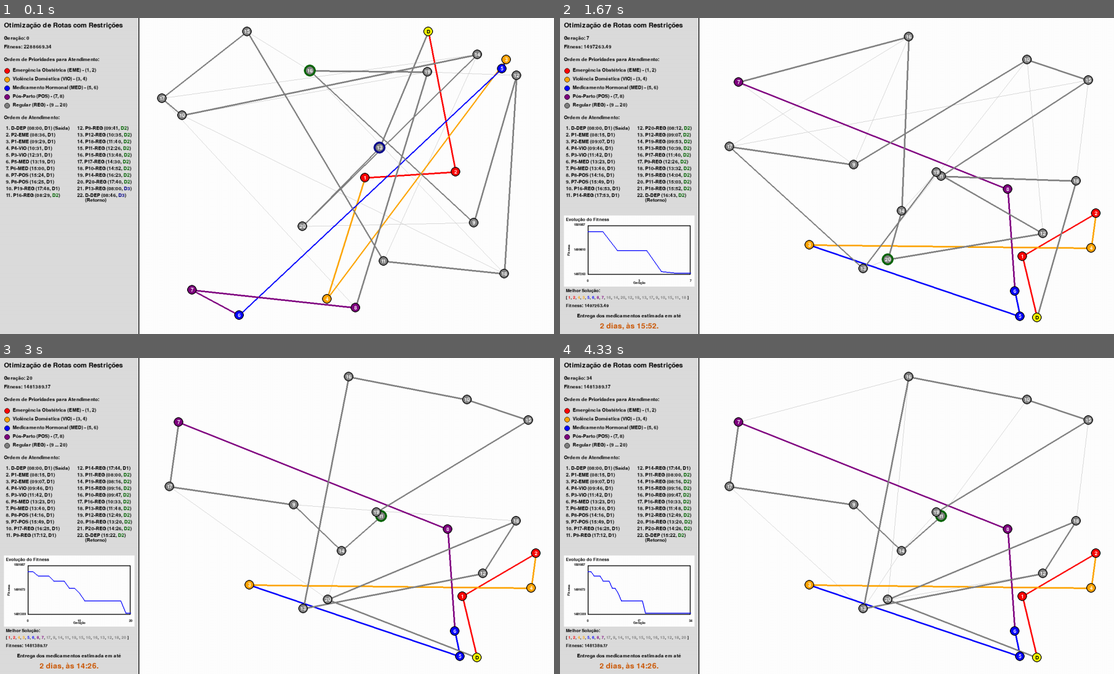
Above: before the commit, frames 1-4 (two rows, left to right).
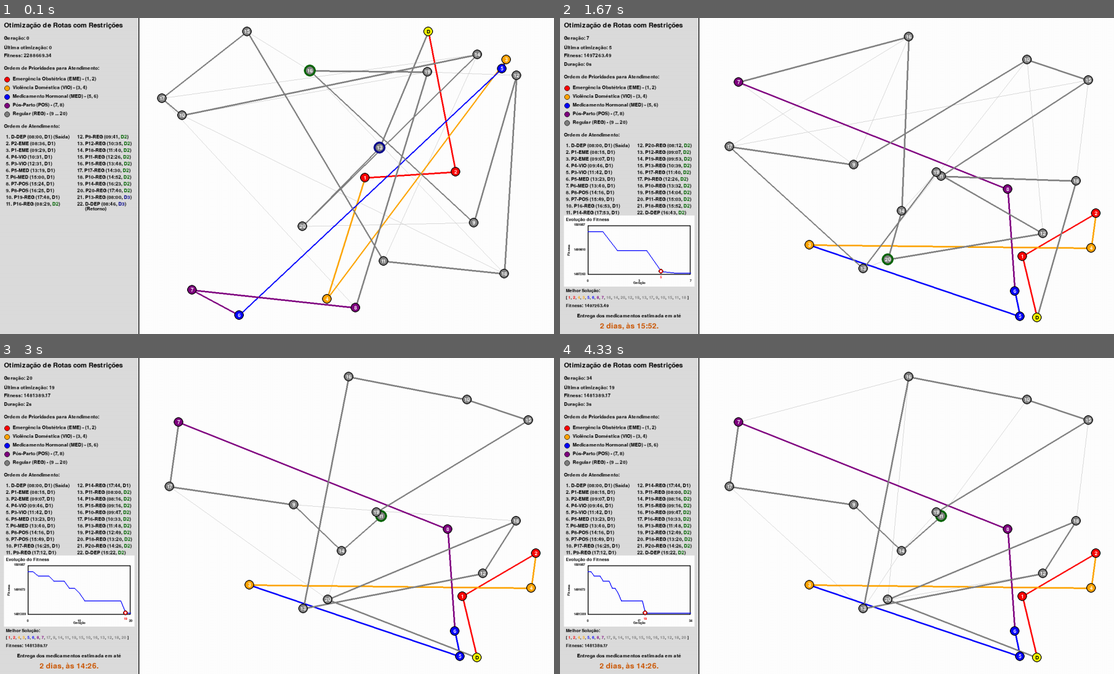
Above: after the commit, the same moments.

Repository: fernandavaldevino/genetic_route_optimizer
Game: pygame game, started from app/main.py
The game is run twice, just before and just after one commit, with the same random seed, the same clock (stepped at 60 frames per second) and the same inputs.
Inputs:
- Up to frame 1 (0.1 s): no input
- Up to frame 2 (1.67 s): tap R at 0.83 s
- Up to frame 3 (3 s): no input
- Up to frame 4 (4.33 s): no input

The runs differ from the first frame. In frame 1, 4.1% of the frame differs, in the area x 0-24%, y 8-62%; in frame 2, 4.5%; in frame 3, 4.5%, in the area x 0-24%, y 8-83%; in frame 4, 4.5%.

Commit message:
Updates: - Fixing generations in the streamlit and in the pygame screens - Adding red marker into Fitness Evaluation chart when a optimization happens - Adding Duration and Last Optimization of Generation into the pygame for 1V

Diff:
--- a/src/visualization/pygame_viewer.py
+++ b/src/visualization/pygame_viewer.py
@@ -30,15 +30,7 @@
 )
 
 def draw_service_points(screen, service_points, radius, start_points_by_day=None):
-    """
-    Desenha pontos de atendimento com cores baseadas na prioridade
-
-    Args:
-        screen: Superfície do Pygame
-        service_points: Lista de todos os pontos
-        radius: Raio dos círculos
-        start_points_by_day: Dict {dia: point_id} para destacar pontos iniciais de cada dia
-    """
+    """ Desenha pontos de atendimento com cores baseadas na prioridade """
     for point in service_points:
         # Depósito (ID=0) é desenhado em amarelo
         if point.id == 0:
@@ -72,16 +64,7 @@
 
 
 def draw_route(screen, route, color=None, width=2, use_priority_colors=True):
-    """
-    Desenha a rota conectando os pontos
-
-    Args:
-        screen: Superfície do Pygame
-        route: Lista de pontos da rota
-        color: Cor única para toda a rota (se None e use_priority_colors=False, usa verde)
-        width: Largura da linha
-        use_priority_colors: Se True, usa cores baseadas na prioridade do ponto de destino (default: True)
-    """
+    """ Desenha a rota conectando os pontos """
     if len(route) < 2:
         return
 
@@ -127,7 +110,7 @@
         return "calculando...", BLACK, "00:00"
 
 
-def draw_info_panel(screen, generation, best_fitness, best_route, arrival_times):
+def draw_info_panel(screen, generation, best_fitness, best_route, arrival_times, elapsed_time=0, last_improvement_gen=0):
     """ Desenha painel de informações no lado esquerdo """
     # Fundo do painel
     pygame.draw.rect(screen, LIGHT_GRAY, (0, 0, INFO_PANEL_WIDTH, HEIGHT))
@@ -145,17 +128,32 @@
     screen.blit(title, (x_start, y_start))
     y_start += 35
 
-    # # Calcular mensagem de dias (sem horário)
-    # days_text, days_color, _ = calculate_days_message(arrival_times)
-
     # Informações gerais
     info_texts = [
         f"Geração: {generation}",
+        f"Última otimização: {last_improvement_gen}",
         f"Fitness: {best_fitness:.2f}",
     ]
 
     for text in info_texts:
         rendered = font_text.render(text, True, BLACK)
+        screen.blit(rendered, (x_start, y_start))
+        y_start += line_height
+
+    # Tempo total decorrido
+    if generation > 0:
+        hours = int(elapsed_time // 3600)
+        minutes = int((elapsed_time % 3600) // 60)
+        seconds = int(elapsed_time % 60)
+
+        if hours > 0:
+            duration_text = f"Duração: {hours}h{minutes:02d}m{seconds:02d}s"
+        elif minutes > 0:
+            duration_text = f"Duração: {minutes}m{seconds:02d}s"
+        else:
+            duration_text = f"Duração: {seconds}s"
+
+        rendered = font_text.render(duration_text, True, BLACK)
         screen.blit(rendered, (x_start, y_start))
         y_start += line_height
 
@@ -344,7 +342,7 @@
                 screen.blit(rendered_retorno, (x_pos + 20, y_pos + 12))
 
 
-def draw_simple_plot(screen, x_data, y_data, best_route=None, best_fitness=None, arrival_times=None):
+def draw_simple_plot(screen, x_data, y_data, best_route=None, best_fitness=None, arrival_times=None, last_improvement_gen=0):
     """ Desenha gráfico com eixos e valores """
     if len(x_data) < 2:
         return
@@ -381,6 +379,22 @@
 
     if len(points) > 1:
         pygame.draw.lines(screen, BLUE, False, points, 2)
+
+    # Desenhar marcador vermelho na última otimização (círculo com centro branco)
+    if last_improvement_gen > 0 and last_improvement_gen < len(points):
+        marker_pos = points[last_improvement_gen]
+        # Círculo vermelho externo
+        pygame.draw.circle(screen, RED, marker_pos, 6)
+        # Círculo branco interno (centro)
+        pygame.draw.circle(screen, WHITE, marker_pos, 3)
+        # Borda preta
+        pygame.draw.circle(screen, BLACK, marker_pos, 6, 1)
+
+        # Desenhar número da geração abaixo do marcador
+        font_gen = pygame.font.Font(None, 12)
+        gen_text = font_gen.render(str(last_improvement_gen), True, RED)
+        gen_rect = gen_text.get_rect(center=(marker_pos[0], marker_pos[1] + 15))
+        screen.blit(gen_text, gen_rect)
 
     # Fontes
     font_title = pygame.font.Font(None, 16)
@@ -889,6 +903,8 @@
     best_fitness_history = []
     generation = 0
     optimization_complete = False
+    last_improvement_generation = 0
+    start_time = pygame.time.get_ticks() / 1000.0  # Tempo em segundos
 
     # Loop principal
     running = True
@@ -906,18 +922,20 @@
                     best_fitness_history = []
                     generation = 0
                     optimization_complete = False
+                    last_improvement_generation = 0
+                    start_time = pygame.time.get_ticks() / 1000.0
 
         # Verificar se atingiu o critério de parada
-        if generation >= MAX_GENERATIONS and not optimization_complete:
+        if generation > MAX_GENERATIONS and not optimization_complete:
             optimization_complete = True
             print(f"\n{'='*60}")
-            print(f"OTIMIZAÇÃO CONCLUÍDA EM {generation} GERAÇÕES!")
+            print(f"OTIMIZAÇÃO CONCLUÍDA EM {MAX_GENERATIONS} GERAÇÕES!")
             print(f"Fitness final: {best_fitness:.2f}")
             print(f"{'='*60}\n")
 
         # Se otimização completa, mostrar tela de conclusão
         if optimization_complete:
-            draw_completion_screen(screen, generation, best_fitness, best_route, arrival_times, service_points)
+            draw_completion_screen(screen, MAX_GENERATIONS, best_fitness, best_route, arrival_times, service_points)
             pygame.display.flip()
             clock.tick(FPS)
 
@@ -935,6 +953,8 @@
                         best_fitness_history = []
                         generation = 0
                         optimization_complete = False
+                        last_improvement_generation = 0
+                        start_time = pygame.time.get_ticks() / 1000.0
             continue
 
         # Limpar tela
@@ -949,13 +969,24 @@
         best_fitness = fitness_values[0]
         best_route = population[0]
 
-        best_fitness_history.append(best_fitness)
+        # Detectar melhoria (considerar melhoria se for pelo menos 0.1% melhor)
+        if generation == 0:
+            best_fitness_history.append(best_fitness)
+            last_improvement_generation = 0
+        elif best_fitness < best_fitness_history[-1] * 0.999:
+            best_fitness_history.append(best_fitness)
+            last_improvement_generation = generation
+        else:
+            best_fitness_history.append(best_fitness)
 
         # Calcular tempos de chegada
         _, _, arrival_times = calculate_route_time_and_distance(best_route)
 
+        # Calcular tempo decorrido
+        elapsed_time = pygame.time.get_ticks() / 1000.0 - start_time
+
         # Desenhar painel de informações (esquerda)
-        draw_info_panel(screen, generation, best_fitness, best_route, arrival_times)
+        draw_info_panel(screen, generation, best_fitness, best_route, arrival_times, elapsed_time, last_improvement_generation)
 
         # Desenhar gráfico de evolução (parte inferior esquerda)
         if len(best_fitness_history) > 1:
@@ -965,7 +996,8 @@
                 best_fitness_history,
                 best_route,
                 best_fitness,
-                arrival_times
+                arrival_times,
+                last_improvement_generation
             )
 
         # Desenhar segunda melhor rota primeiro (mais clara, sem cores de prioridade)
--- a/src/visualization/pygame_viewer_2v.py
+++ b/src/visualization/pygame_viewer_2v.py
@@ -1165,7 +1165,7 @@
         # Critério de parada: número de gerações parametrizado
         # Modo infinito: MAX_GENERATIONS = -1 (para após 5000 gerações sem melhoria)
         if not finished:
-            if MAX_GENERATIONS > 0 and generation >= MAX_GENERATIONS:
+            if MAX_GENERATIONS > 0 and generation > MAX_GENERATIONS:
                 # Modo normal: parar ao atingir número de gerações
                 print(f"\n{'='*60}")
                 print(f"CRITÉRIO DE PARADA ATINGIDO: {MAX_GENERATIONS} gerações")
@@ -1197,7 +1197,7 @@
         # Se terminou, mostrar frame final, salvar dados e fechar após 2 segundos
         if finished:
             # Desenhar tela final
-            draw_final_solution_frame(screen, best_solution, best_fitness, generation, depot_location, service_points)
+            draw_final_solution_frame(screen, best_solution, best_fitness, MAX_GENERATIONS, depot_location, service_points)
             pygame.display.flip()
 
             # Salvar screenshot e dados apenas uma vez
--- a/streamlit/app_streamlit.py
+++ b/streamlit/app_streamlit.py
@@ -55,7 +55,7 @@
 )
 
 def create_random_service_points(n_points):
-    """Cria pontos de atendimento aleatórios com diferentes tipos"""
+    """ Cria pontos de atendimento aleatórios com diferentes tipos """
     service_points = []
 
     depot_location = (
@@ -92,17 +92,17 @@
     return service_points
 
 def format_time(minutes):
-    """Formata minutos em HH:MM"""
+    """ Formata minutos em HH:MM """
     hours = int(minutes // 60) % 24
     mins = int(minutes % 60)
     return f"{hours:02d}:{mins:02d}"
 
 def get_day_from_minutes(minutes):
-    """Retorna o dia a partir dos minutos"""
+    """ Retorna o dia a partir dos minutos """
     return int(minutes // MINUTES_PER_DAY) + 1
 
 def run_pygame_2_vehicles(service_points_file, progress_file, screenshot_file, depot_location, max_generations):
-    """Executa visualização com 2 veículos - chama main_2v.py integrado"""
+    """ Executa visualização com 2 veículos - chama main_2v.py integrado """
     import subprocess
     import sys
 
@@ -129,7 +129,7 @@
 
 
 def run_pygame_with_full_visualization(service_points_file, progress_file, screenshot_file, max_generations):
-    """Executa visualização completa do Pygame (1 veículo)"""
+    """ Executa visualização completa do Pygame (1 veículo) """
     import sys
     import os
 
@@ -208,6 +208,8 @@
     best_fitness_history = []
     generation = 0
     optimization_complete = False
+    last_improvement_generation = 0
+    start_time = pygame.time.get_ticks() / 1000.0
     first_fitness_printed = False
 
     # Loop principal
@@ -221,7 +223,7 @@
                     running = False
 
         # Verificar se atingiu o critério de parada
-        if generation >= max_generations and not optimization_complete:
+        if generation > max_generations and not optimization_complete:
             optimization_complete = True
 
             # Print final
@@ -251,7 +253,7 @@
         if optimization_complete:
             # Desenhar tela de conclusão
             from src.visualization.pygame_viewer import draw_completion_screen
-            draw_completion_screen(screen, generation, best_fitness, best_route, arrival_times, service_points)
+            draw_completion_screen(screen, max_generations, best_fitness, best_route, arrival_times, service_points)
             pygame.display.flip()
 
             # Salvar screenshot final
@@ -276,10 +278,21 @@
         best_fitness = fitness_values[0]
         best_route = population[0]
 
-        best_fitness_history.append(best_fitness)
+        # Detectar melhoria (considerar melhoria se for pelo menos 0.1% melhor)
+        if generation == 0:
+            best_fitness_history.append(best_fitness)
+            last_improvement_generation = 0
+        elif best_fitness < best_fitness_history[-1] * 0.999:
+            best_fitness_history.append(best_fitness)
+            last_improvement_generation = generation
+        else:
+            best_fitness_history.append(best_fitness)
 
         # Calcular tempos de chegada
         _, _, arrival_times = calculate_route_time_and_distance(best_route, speed=vehicle_speed)
+
+        # Calcular tempo decorrido
+        elapsed_time = pygame.time.get_ticks() / 1000.0 - start_time
 
         # Print do fitness inicial (apenas uma vez)
         if not first_fitness_printed:
@@ -309,7 +322,7 @@
         )
 
         # Desenhar painel de informações
-        draw_info_panel(screen, generation, best_fitness, best_route, arrival_times)
+        draw_info_panel(screen, generation, best_fitness, best_route, arrival_times, elapsed_time, last_improvement_generation)
 
         # Desenhar gráfico de evolução
         if len(best_fitness_history) > 1:
@@ -319,7 +332,8 @@
                 best_fitness_history,
                 best_route,
                 best_fitness,
-                arrival_times
+                arrival_times,
+                last_improvement_generation
             )
 
         # Desenhar segunda melhor rota
@@ -395,7 +409,7 @@
     pygame.quit()
 
 def display_results(best_route, best_fitness, arrival_times, route_json=None):
-    """Exibe os resultados da otimização"""
+    """ Exibe os resultados da otimização """
 
     from src.core.service_points import calculate_distance
 
@@ -602,7 +616,7 @@
     st.markdown(solution_html, unsafe_allow_html=True)
 
 def display_results_multi_vehicle(best_solution, best_fitness):
-    """Exibe os resultados da otimização com múltiplos veículos"""
+    """ Exibe os resultados da otimização com múltiplos veículos """
 
     # Verificar se best_solution é None (projeto 2V standalone)
     if best_solution is None:
@@ -870,7 +884,7 @@
 
 
 def main():
-    """Função principal da aplicação Streamlit"""
+    """ Função principal da aplicação Streamlit """
 
     st.title("🚗 Sistema de Otimização de Rotas com Restrições")
     st.markdown("**Algoritmo Genético para Roteamento de Atendimentos em Saúde da Mulher**")
